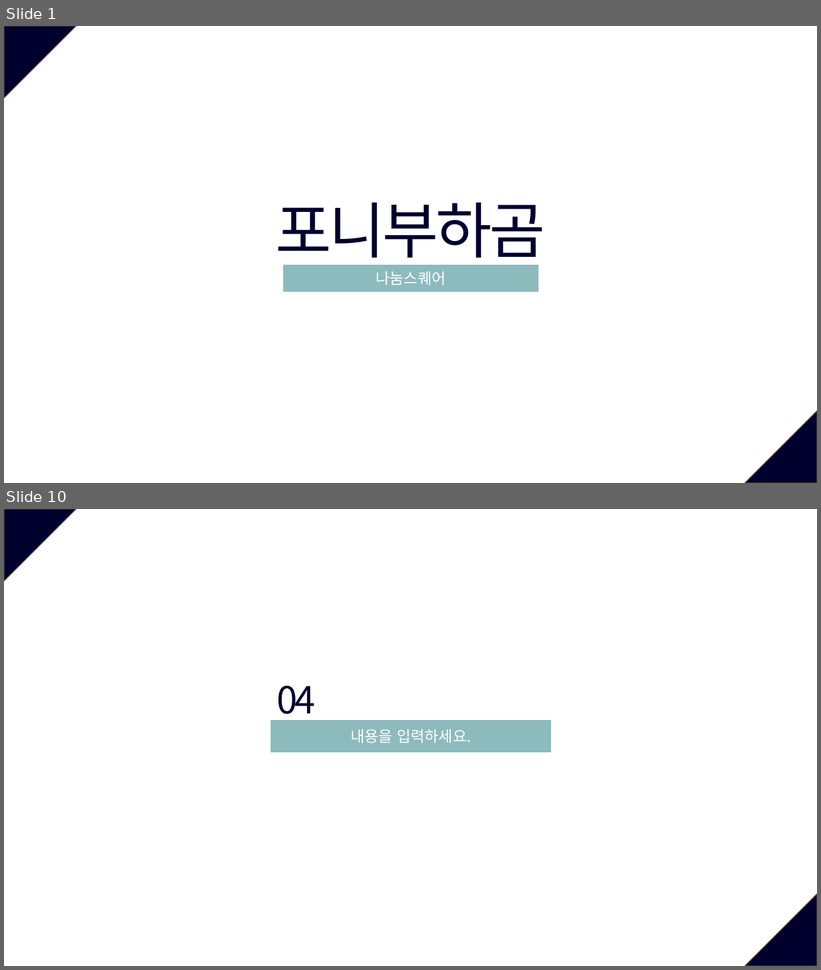
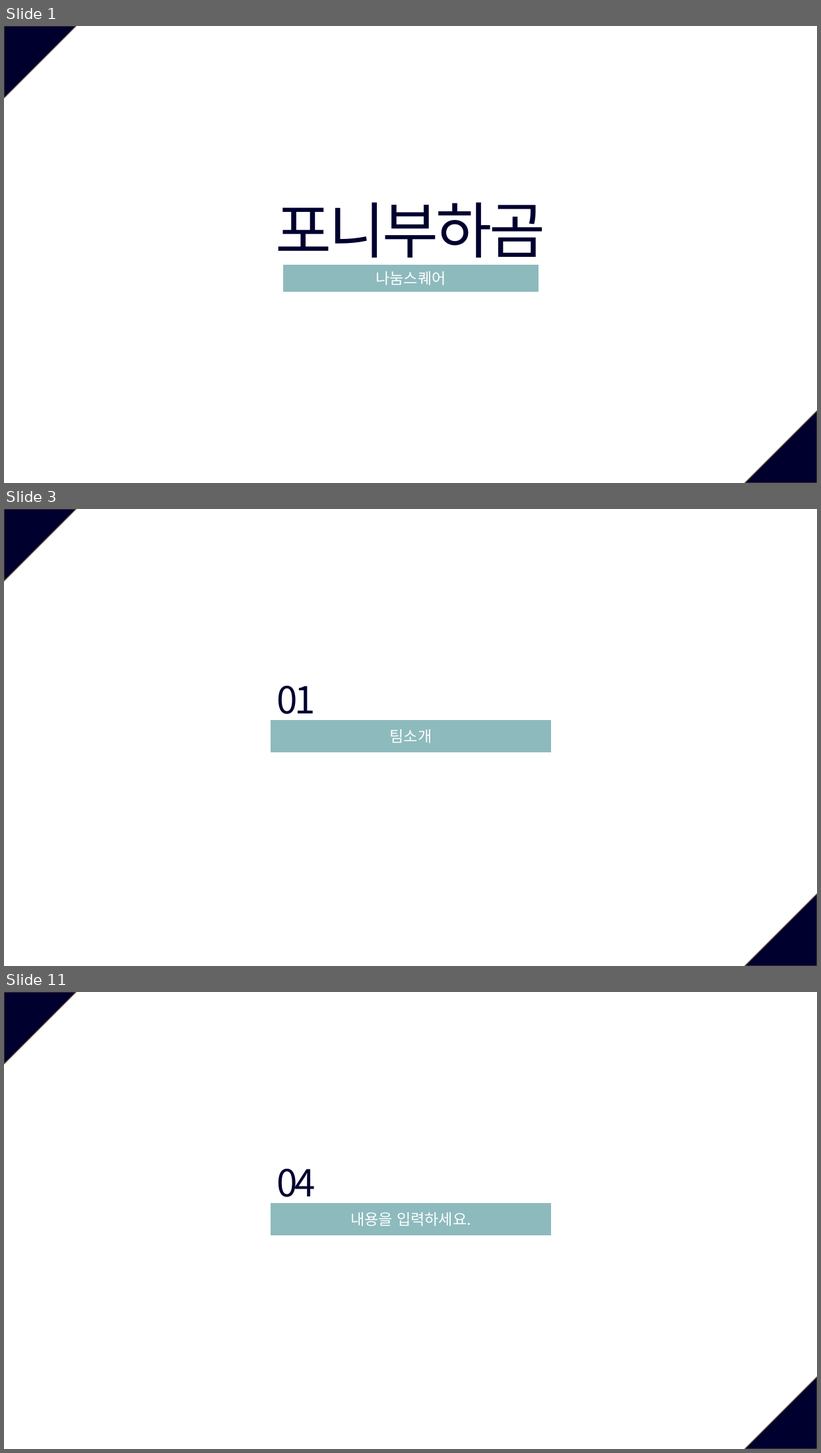
Before and after one commit to JeongJuhyeon/KNUBus, a slide deck: designdocs/Project Plan Presentation.pptx. Shown one above the other, each under a label of ours: slides 1 and 10 before the commit, slides 1, 3 and 11 after it; the slides between them are not shown. The pictures are 821x970 and 821x1453 pixels, drawn with LibreOffice and Linux fonts; fonts in the diff are those of the drawing. Boxes give left, top, right and bottom in pixels: in the first picture for what was removed or moved away, otherwise in the second. Text is boxed around its words. In the diff, an @@ line names an element or a change of style, - is before the commit and + after.

```diff
--- a/designdocs/Project Plan Presentation.pptx
+++ b/designdocs/Project Plan Presentation.pptx
@@ slide 3 added at [4, 509, 817, 966], background #FFFFFF; not listed: 2 template elements that a slide beside it also shows @@
@@ text added at [277, 686, 316, 723], 44 pt, text #00002F @@
+01
@@ rectangle added at [271, 721, 550, 753], fill #8DBABD, outline #8DBABD 1 pt, 18 pt, text #FFFFFF @@
+팀소개
@@ what was slide 10 is now slide 11 @@
```
Also in this commit, not shown: 1 slide changed, 17 other slides added, 8 slides removed.
